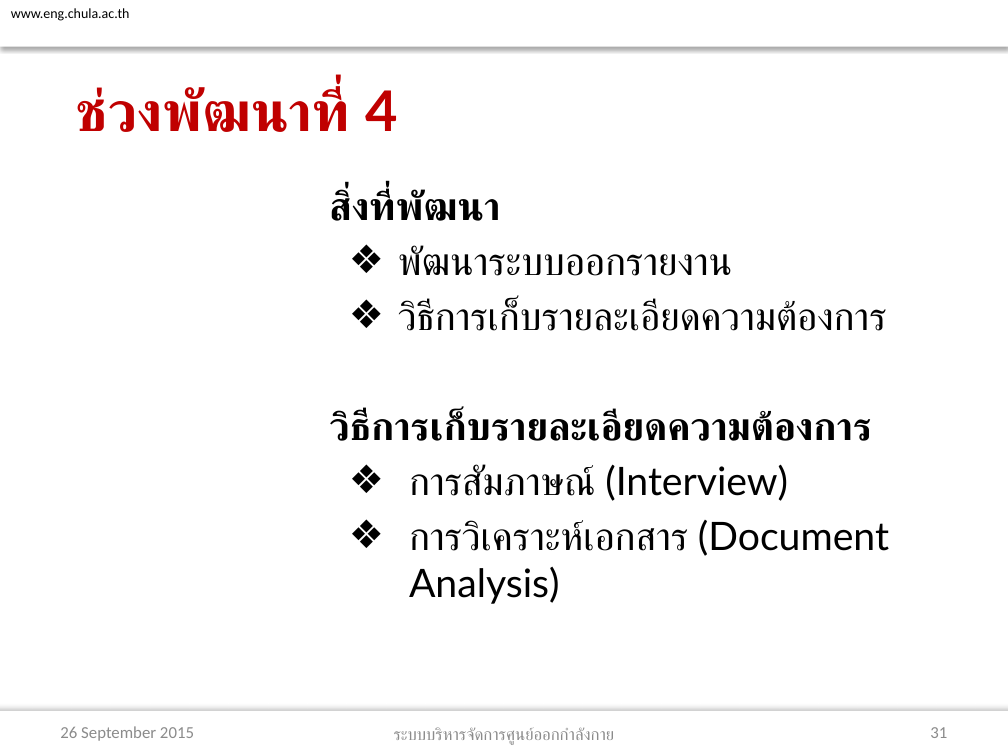
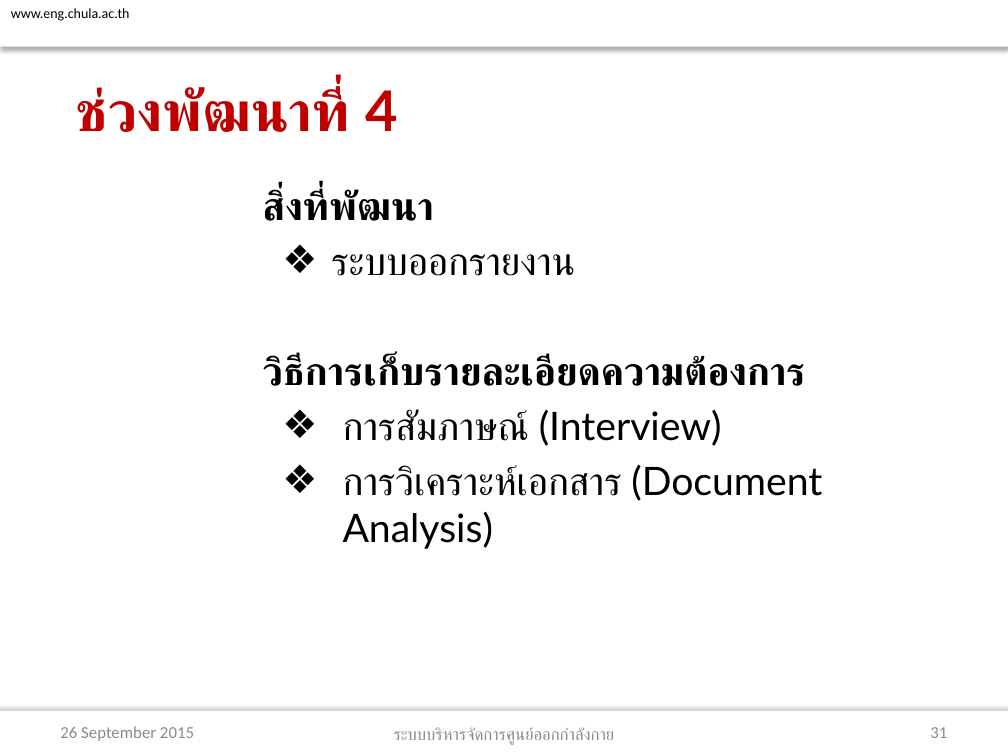
Before and after one commit to atadeesom/BubbleBeeDoc, a slide deck: slide 31 of Proposal/Final/Group 6_Presentation Triple B Fitness Center.pptx. Drawn at 1008x756 pixels with LibreOffice and Linux fonts; fonts in the diff are those of the drawing; background and template pictures are left out. Boxes give left, top, right and bottom in pixels: in the first picture for what was removed or moved away, otherwise in the second. Text is boxed around its words. In the diff, an @@ line names an element or a change of style, - is before the commit and + after.

```diff
--- a/Proposal/Final/Group 6_Presentation Triple B Fitness Center.pptx
+++ b/Proposal/Final/Group 6_Presentation Triple B Fitness Center.pptx
@@ text "สิ่งที่พัฒนา": place and size @@
-text "สิ่งที่พัฒนา" at box(329, 189, 889, 604)
+text "สิ่งที่พัฒนา" at box(263, 189, 822, 549)
@@ text at box(331, 254, 575, 276): text changed @@
-  ❖ พัฒนาระบบออกรายงาน
-  ❖ วิธีการเก็บรายละเอียดความต้องการ
+  ❖ ระบบออกรายงาน
```
Also in this commit, not shown: 11 other slides changed, 1 other file.
